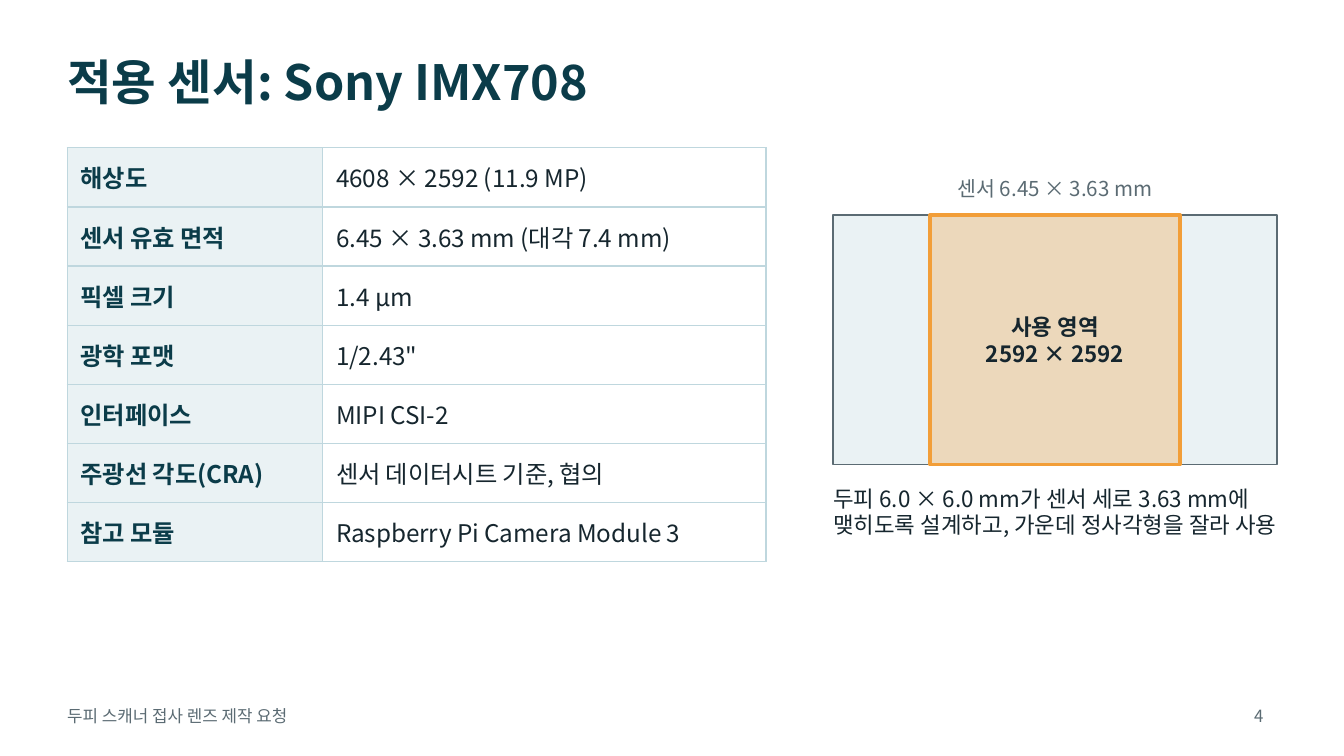
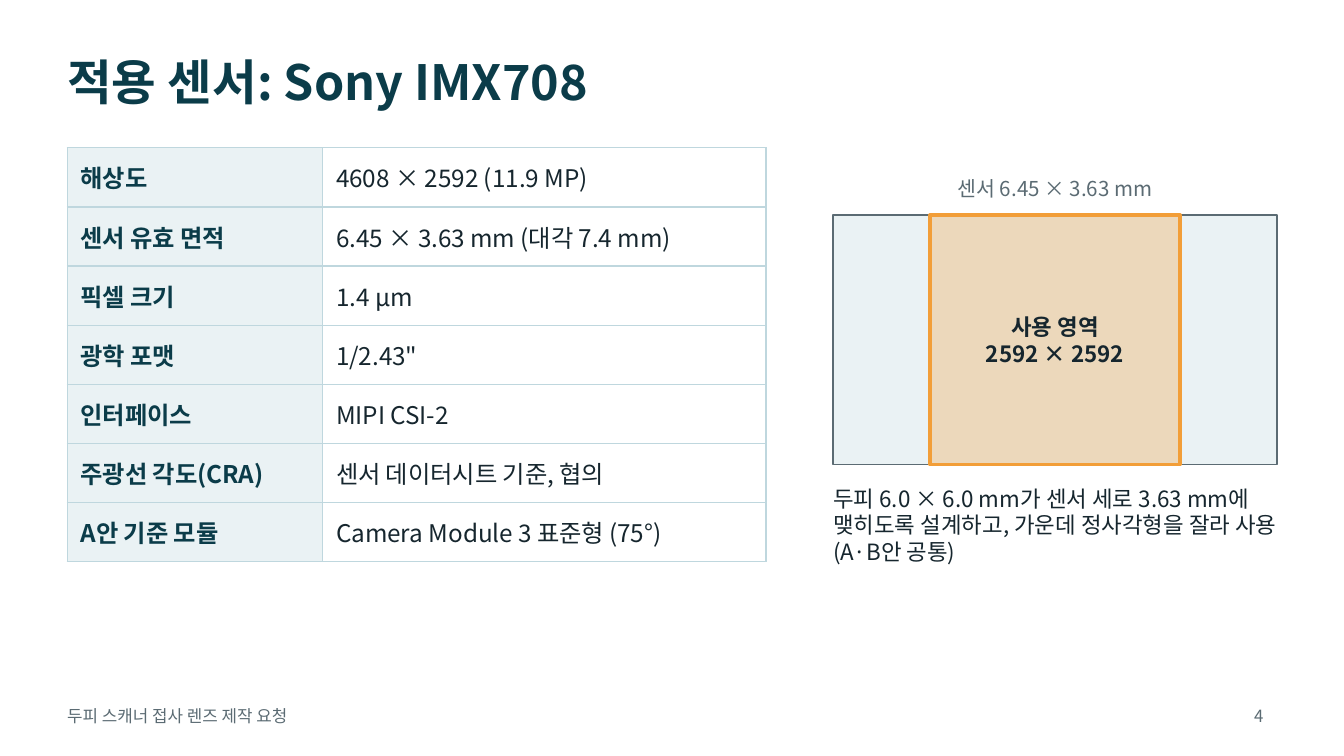
Before and after one commit to urisuni3325-ai/rv1106, a slide deck: slide 4 of docs/lens-rfq-imx708.pptx. Drawn at 1344x756 pixels with LibreOffice and Linux fonts; fonts in the diff are those of the drawing. Boxes give left, top, right and bottom in pixels: in the first picture for what was removed or moved away, otherwise in the second. Text is boxed around its words. In the diff, an @@ line names an element or a change of style, - is before the commit and + after.

```diff
--- a/docs/lens-rfq-imx708.pptx
+++ b/docs/lens-rfq-imx708.pptx
@@ table at bbox=[67, 148, 766, 551] @@
-row 7, column 1: 참고 모듈
+row 7, column 1: A안 기준 모듈
-row 7, column 2: Raspberry Pi Camera Module 3
+row 7, column 2: Camera Module 3 표준형 (75°)
@@ text at bbox=[833, 488, 1276, 565]: text changed @@
-두피 6.0 × 6.0 mm가 센서 세로 3.63 mm에 맺히도록 설계하고, 가운데 정사각형을 잘라 사용
+두피 6.0 × 6.0 mm가 센서 세로 3.63 mm에 맺히도록 설계하고, 가운데 정사각형을 잘라 사용 (A·B안 공통)
```
Also in this commit, not shown: 5 other slides changed, 3 slides added, 1 slide removed.
